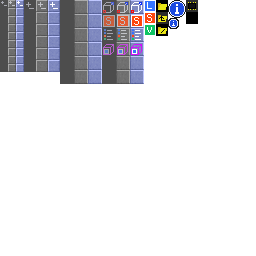
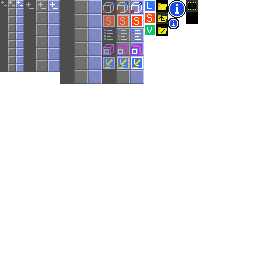
Comparing the layer stacks of the two 256×256 images. Changes:
painted on "Icons" over left=103, top=57, right=143, bottom=69
